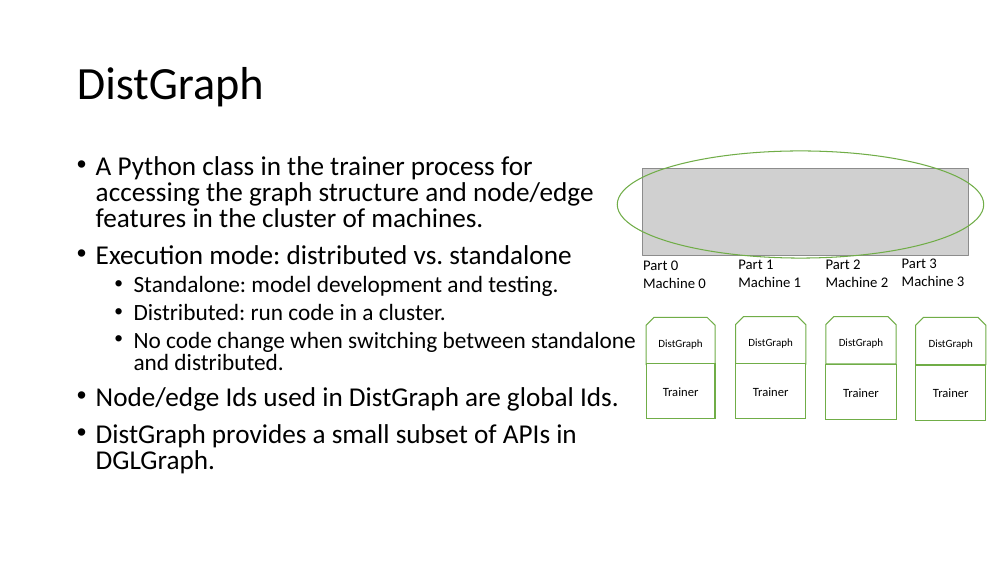
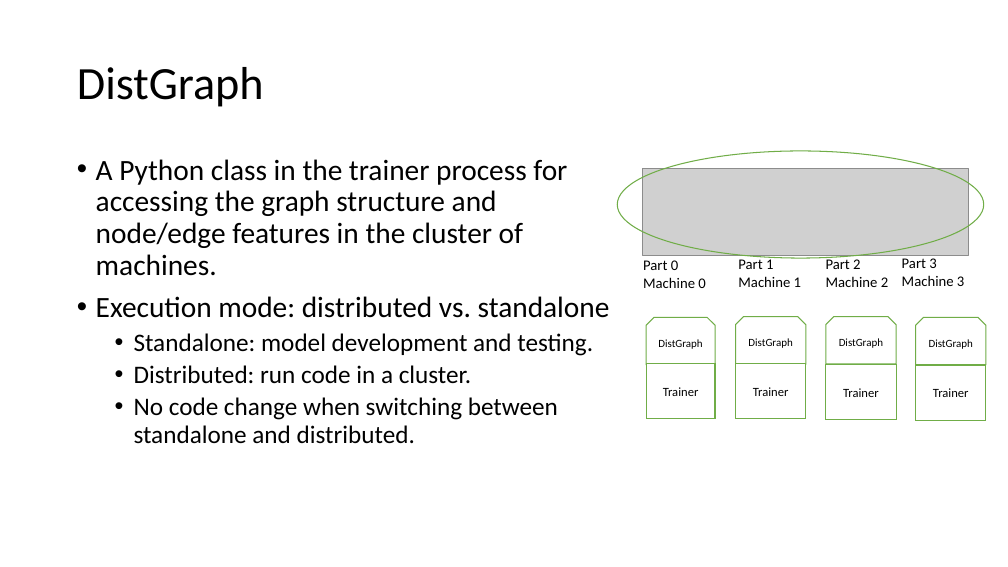
Before and after one commit to dglai/KDD20-Hands-on-Tutorial, a slide deck: slide 12 of 5-distributed/distributed training tutorial.pptx (slide 10 before the commit). Drawn at 1008x567 pixels with LibreOffice and Linux fonts; fonts in the diff are those of the drawing; grey boxes stand for pictures. Boxes give left, top, right and bottom in pixels: in the first picture for what was removed or moved away, otherwise in the second. Text is boxed around its words. In the diff, an @@ line names an element or a change of style, - is before the commit and + after.

```diff
--- a/5-distributed/distributed training tutorial.pptx
+++ b/5-distributed/distributed training tutorial.pptx
@@ text "A Python class in the ..." at <box>96,159,610,444</box>: size 25.9 to 28 pt in "A Python class in the trainer process ...", "Execution mode: distributed vs. standalone"; size 22.2 to 24 pt in "Standalone: model development and testing.", "Distributed: run code in a cluster.", "No code change when switching between standalone ..."; line spacing 0.8 to 0.9 @@
@@ text at <box>96,387,619,474</box>: paragraphs removed @@
-• Node/edge Ids used in DistGraph are global Ids.
-• DistGraph provides a small subset of APIs in DGLGraph.
```
Also in this commit, not shown: 10 other slides changed, 5 slides added, 1 slide removed.
